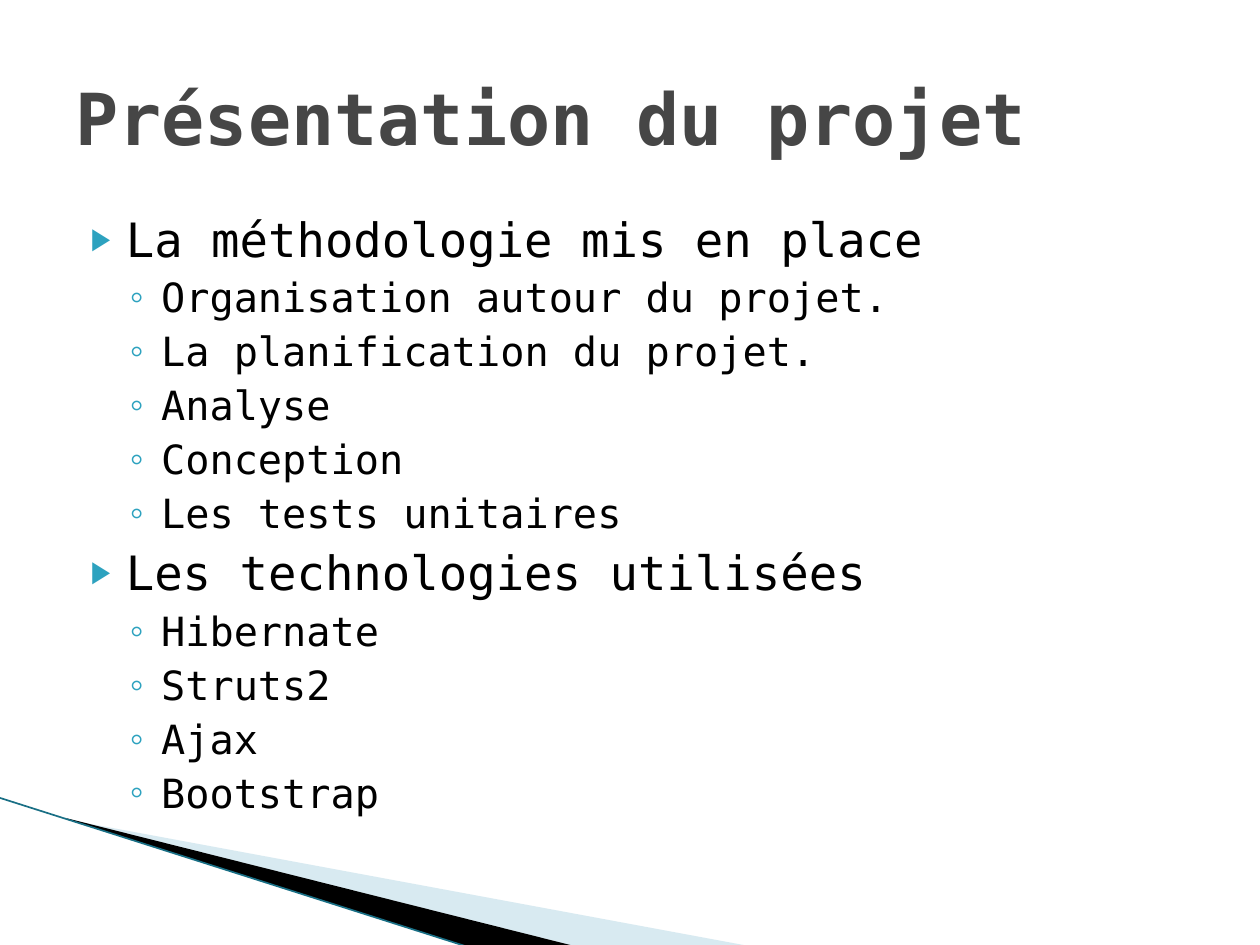
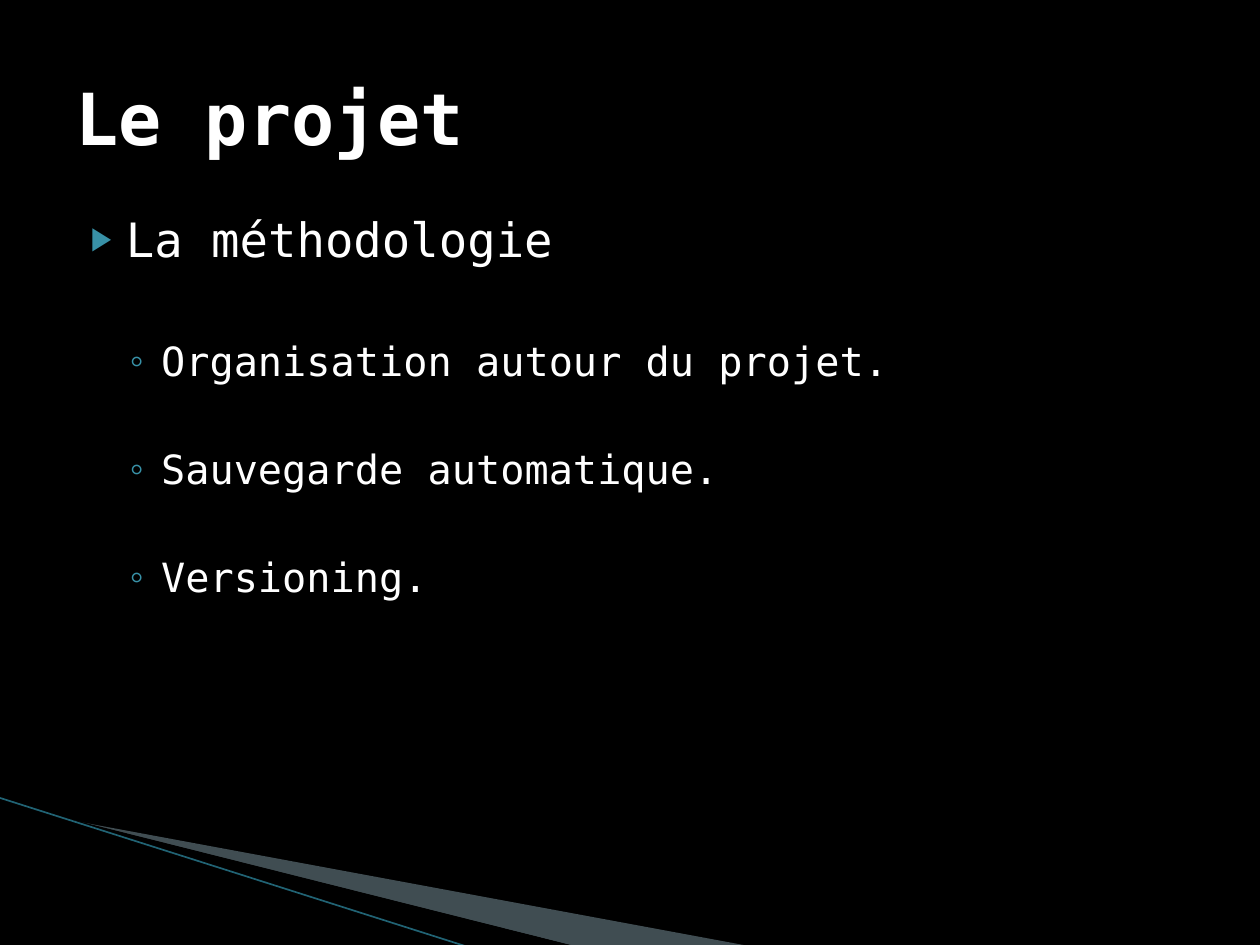
Before and after one commit to AurelienHarle/SuiviStagiaire, a slide deck: slide 8 of doc/Rapport de stage/Presentation suivi de stagiaire.pptx (slide 6 before the commit). Drawn at 1260x945 pixels with LibreOffice and Linux fonts; fonts in the diff are those of the drawing; background and template pictures are left out. Boxes give left, top, right and bottom in pixels: in the first picture for what was removed or moved away, otherwise in the second. Text is boxed around its words. In the diff, an @@ line names an element or a change of style, - is before the commit and + after.

```diff
--- a/doc/Rapport de stage/Presentation suivi de stagiaire.pptx
+++ b/doc/Rapport de stage/Presentation suivi de stagiaire.pptx
@@ background #FFFFFF to picture (left out) @@
@@ title at bbox=[75, 87, 464, 160]: text changed; text colour #464646 to #FFFFFF @@
-Présentation du projet
+Le projet
@@ text at bbox=[126, 219, 553, 267]: text changed; text colour #000000 to #FFFFFF @@
-▶ La méthodologie mis en place
+▶ La méthodologie
@@ text at bbox=[161, 345, 888, 385]: text colour #000000 to #FFFFFF in "Organisation autour du projet."; bullet colour #2DA2BF to #3891A7 @@
@@ text at bbox=[161, 453, 719, 601]: text changed; text colour #000000 to #FFFFFF @@
-  ◦ La planification du projet.
-  ◦ Analyse
-  ◦ Conception
-  ◦ Les tests unitaires
-▶ Les technologies utilisées
-  ◦ Hibernate
-  ◦ Struts2
-  ◦ Ajax
-  ◦ Bootstrap
+  ◦ Sauvegarde automatique.
+  ◦ Versioning.
@@ freeform shape at bbox=[98, 689, 622, 888]: fill #A0CBDC at 40% opacity to #A3C2CE at 40% opacity @@
@@ line (0, 798) - (467, 945): stroke #97C5D8 0.95 pt to #9ABCC9 0.95 pt @@
```
Also in this commit, not shown: 4 other slides changed, 12 slides added, 3 slides removed, 21 other files.
